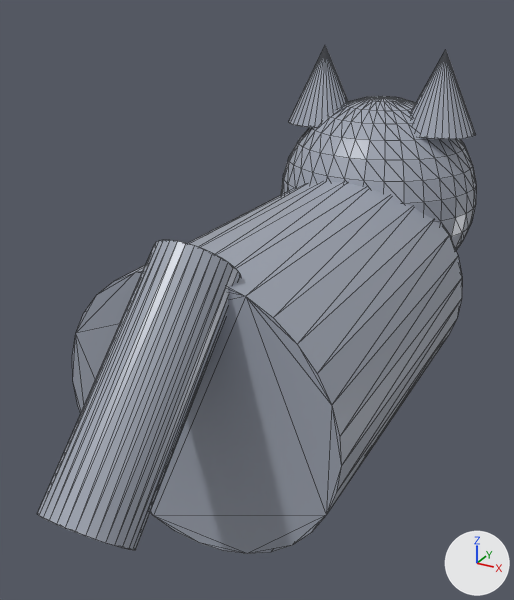
Renders of the glTF model public/models/cave_wolf.glb from each side of a commit.
Rendered twice from a 50 mm camera at (0.482, -0.994, 0.999) aimed at (-0.062, -0.006, 0.505). The axes (+X, +Y, +Z) are drawn at lower right. The lights are the same throughout. The older version comes first. Mesh edges are drawn as thin lines. Where no turn or scale is listed for an object, it has been applied to the vertices.

Names of what the first picture shows: 'Cilindro', 'Cilindro.001', 'Cone', 'Cone.001', 'Esfera UV'.
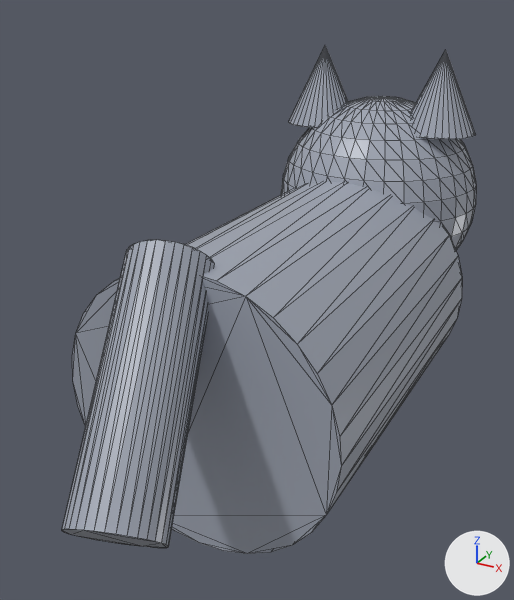
What differs and where, as boxes [x1, y1, x2, y2] in the pictures (514 x 600 px):
```json
{"object": "Cilindro.001", "change": "turned", "before": [37, 240, 241, 550], "after": [62, 240, 215, 548]}
```

Scene script edits in JSON lines:
```json
{"op": "set", "path": "ob_cilindro_001.rotation_euler", "old": "(-0.785, 0.0, 0.0)", "new": "(-0.785, -0.35, 0.0)", "note": "degrees (-45, 0, 0) -> degrees (-45, -20, 0)"}
```
